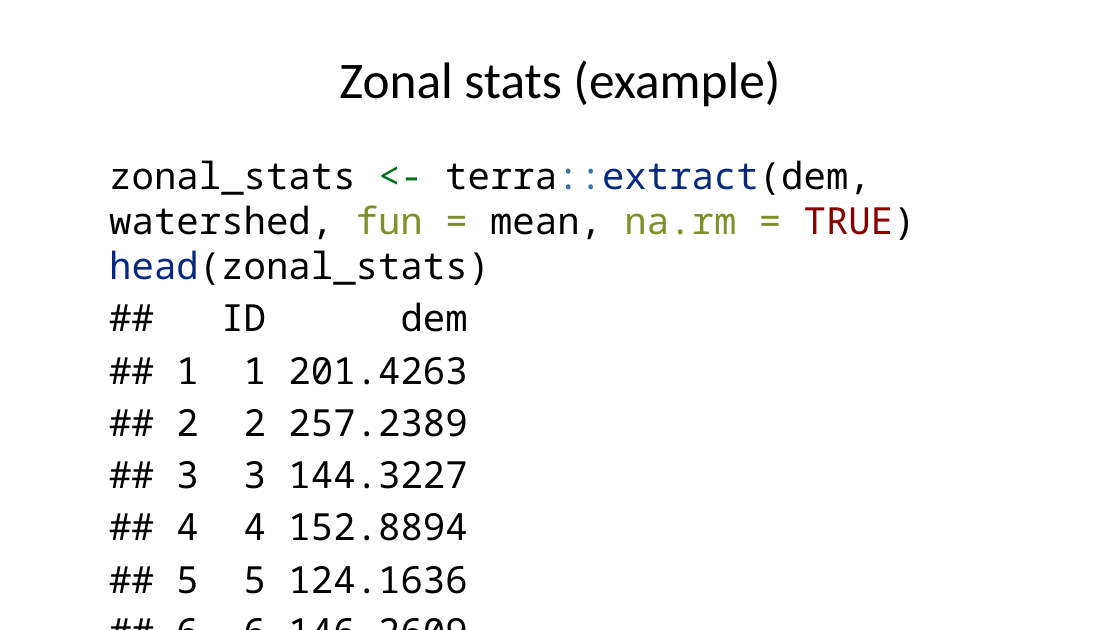
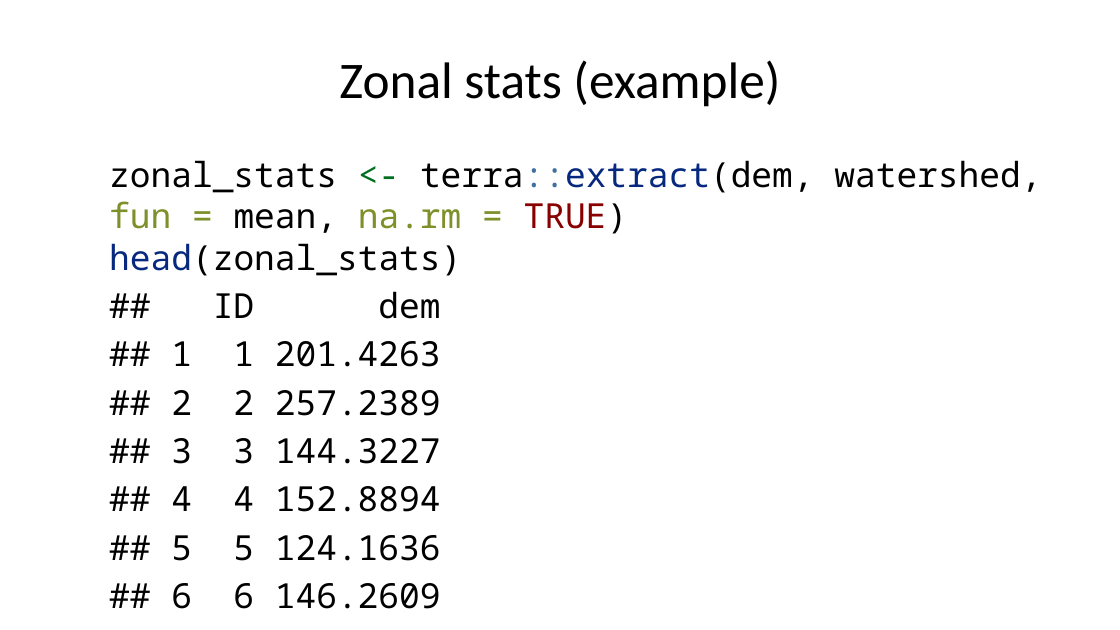
Before and after one commit to yangshao2/Geog4254-5254G, a slide deck: slide 21 of week3/week3.pptx (slide 20 before the commit). Drawn at 1120x630 pixels with LibreOffice and Linux fonts; fonts in the diff are those of the drawing. Boxes give left, top, right and bottom in pixels: in the first picture for what was removed or moved away, otherwise in the second. Text is boxed around its words. In the diff, an @@ line names an element or a change of style, - is before the commit and + after.

```diff
--- a/week3/week3.pptx
+++ b/week3/week3.pptx
@@ text "zonal_stats <- terra::extract(dem, watershed, fun ..." at [109, 160, 1041, 561]: size 24 to 22.2 pt @@
```
Also in this commit, not shown: 2 other slides changed, 1 slide added, 24 other files.
